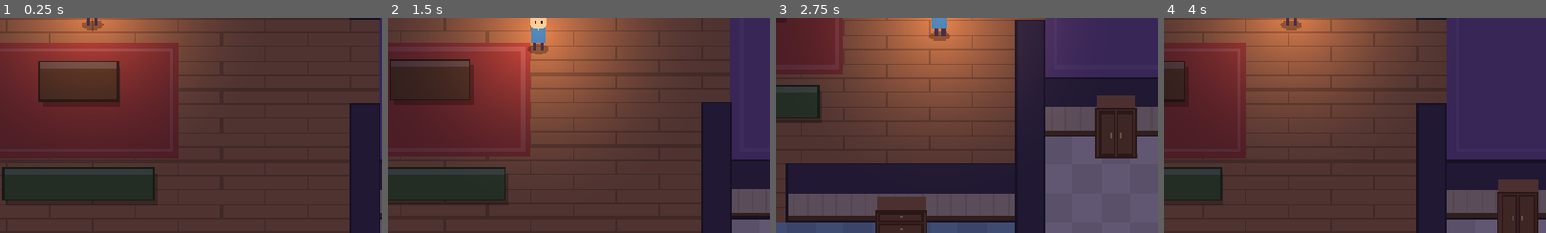
Above: before the commit, frames 1-4 (left to right).
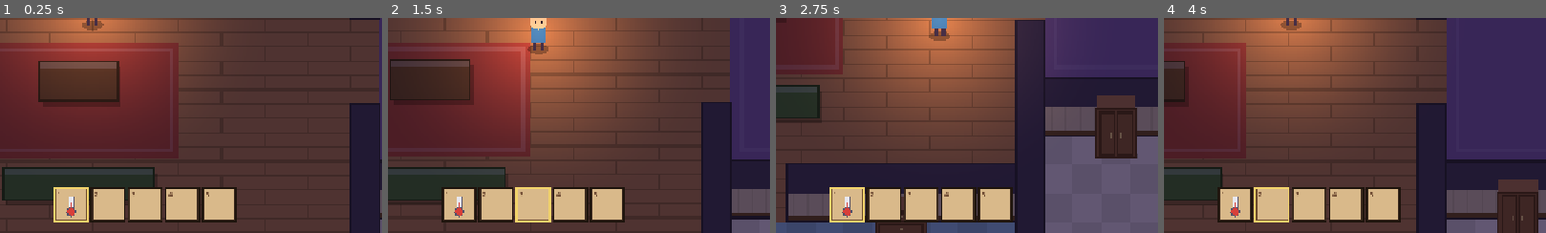
Above: after the commit, the same moments.

Repository: CaraHamilton/ghosthunt
Game: Godot game, scene res://scenes/main.tscn
The game is run twice, just before and just after one commit, with the same random seed, the same clock (stepped at 60 frames per second) and the same inputs.
Inputs (mouse positions are % of the whole screen's width and height, from its top left):
- Up to frame 1 (0.25 s): no input
- Up to frame 2 (1.5 s): move the mouse to (72, 45) at 0.52 s; hold D (move_right) 0.53-1.28 s; hold E (interact) 0.53-1.28 s; tap Mouse wheel down (next_tool, bound only after the commit) at 0.8, 1.35 s; move the mouse to (30, 55) at 1.27 s; hold S (move_down) from 1.28 s (still down)
- Up to frame 3 (2.75 s): tap Mouse wheel up (prev_tool, bound only after the commit) at 1.55 s; move the mouse to (60, 28) at 2.02 s; release S (move_down) at 2.03 s; hold D (move_right) from 2.03 s (still down); hold Mouse wheel up (prev_tool, bound only after the commit) from 2.03 s (still down); tap F (use_tool, bound only after the commit) at 2.3 s
- Up to frame 4 (4 s): move the mouse to (45, 70) at 2.77 s; release D (move_right) at 2.78 s; release Mouse wheel up (prev_tool, bound only after the commit) at 2.78 s; hold W (move_up) 2.78-3.53 s; tap F (use_tool, bound only after the commit) at 2.85 s; tap E (interact) at 3.05 s; move the mouse to (80, 65) at 3.52 s; hold A (move_left) from 3.53 s (still down); hold E (interact) from 3.53 s (still down); tap Mouse wheel down (next_tool, bound only after the commit) at 3.8 s
The pictures show only the part of the screen within x 31-81%, y 50-100%; the shares and areas given below are measured in that part.

The runs differ from the first frame. In frame 1, 7.0% of the frame differs, in the area x 14-62%, y 78-96%; in frame 2, 7.2%; in frame 3, 6.9%; in frame 4, 7.0%.

Commit message:
Add toolbar, thermometer and room temperatures
Adds a 5-slot Stardew-style toolbar with a thermometer as the first tool,
and a room temperature system that gives the player a clue to the ghost's
favourite room.

- RoomTemperatures: the room the ghost is in cools gradually, others warm
  back up. The favourite room cools further and keeps a lingering chill,
  so it is reliably the coldest room.
- Tool base class with use/readout/icon hooks plus process_always, so
  tools can keep working while put away.
- Thermometer measures constantly and settles slowly like a real sensor;
  holding F / left mouse shows the reading.
- Ghost always heads home after max_time_away; new get_cold_temperature
  hook lets ghost types change how cold rooms get.

Co-Authored-By: Claude Opus 5.5 <noreply@anthropic.com>

Diff:
--- a/project.godot
+++ b/project.godot
@@ -64,6 +64,47 @@
 "events": [Object(InputEventKey,"resource_local_to_scene":false,"resource_name":"","device":-1,"window_id":0,"alt_press …(192 unchanged characters)…
 ]
 }
+use_tool={
+"deadzone": 0.2,
+"events": [Object(InputEventKey,"resource_local_to_scene":false,"resource_name":"","device":-1,"window_id":0,"alt_pressed":false,"shift_pressed":false,"ctrl_pressed":false,"meta_pressed":false,"pressed":false,"keycode":0,"physical_keycode":70,"key_label":0,"unicode":102,"location":0,"echo":false,"script":null)
+, Object(InputEventMouseButton,"resource_local_to_scene":false,"resource_name":"","device":-1,"window_id":0,"alt_pressed":false,"shift_pressed":false,"ctrl_pressed":false,"meta_pressed":false,"button_mask":0,"position":Vector2(0, 0),"global_position":Vector2(0, 0),"factor":1.0,"button_index":1,"canceled":false,"pressed":false,"double_click":false,"script":null)
+]
+}
+tool_slot_1={
+"deadzone": 0.2,
+"events": [Object(InputEventKey,"resource_local_to_scene":false,"resource_name":"","device":-1,"window_id":0,"alt_pressed":false,"shift_pressed":false,"ctrl_pressed":false,"meta_pressed":false,"pressed":false,"keycode":0,"physical_keycode":49,"key_label":0,"unicode":49,"location":0,"echo":false,"script":null)
+]
+}
+tool_slot_2={
+"deadzone": 0.2,
+"events": [Object(InputEventKey,"resource_local_to_scene":false,"resource_name":"","device":-1,"window_id":0,"alt_pressed":false,"shift_pressed":false,"ctrl_pressed":false,"meta_pressed":false,"pressed":false,"keycode":0,"physical_keycode":50,"key_label":0,"unicode":50,"location":0,"echo":false,"script":null)
+]
+}
+tool_slot_3={
+"deadzone": 0.2,
+"events": [Object(InputEventKey,"resource_local_to_scene":false,"resource_name":"","device":-1,"window_id":0,"alt_pressed":false,"shift_pressed":false,"ctrl_pressed":false,"meta_pressed":false,"pressed":false,"keycode":0,"physical_keycode":51,"key_label":0,"unicode":51,"location":0,"echo":false,"script":null)
+]
+}
+tool_slot_4={
+"deadzone": 0.2,
+"events": [Object(InputEventKey,"resource_local_to_scene":false,"resource_name":"","device":-1,"window_id":0,"alt_pressed":false,"shift_pressed":false,"ctrl_pressed":false,"meta_pressed":false,"pressed":false,"keycode":0,"physical_keycode":52,"key_label":0,"unicode":52,"location":0,"echo":false,"script":null)
+]
+}
+tool_slot_5={
+"deadzone": 0.2,
+"events": [Object(InputEventKey,"resource_local_to_scene":false,"resource_name":"","device":-1,"window_id":0,"alt_pressed":false,"shift_pressed":false,"ctrl_pressed":false,"meta_pressed":false,"pressed":false,"keycode":0,"physical_keycode":53,"key_label":0,"unicode":53,"location":0,"echo":false,"script":null)
+]
+}
+next_tool={
+"deadzone": 0.2,
+"events": [Object(InputEventMouseButton,"resource_local_to_scene":false,"resource_name":"","device":-1,"window_id":0,"alt_pressed":false,"shift_pressed":false,"ctrl_pressed":false,"meta_pressed":false,"button_mask":0,"position":Vector2(0, 0),"global_position":Vector2(0, 0),"factor":1.0,"button_index":5,"canceled":false,"pressed":false,"double_click":false,"script":null)
+]
+}
+prev_tool={
+"deadzone": 0.2,
+"events": [Object(InputEventMouseButton,"resource_local_to_scene":false,"resource_name":"","device":-1,"window_id":0,"alt_pressed":false,"shift_pressed":false,"ctrl_pressed":false,"meta_pressed":false,"button_mask":0,"position":Vector2(0, 0),"global_position":Vector2(0, 0),"factor":1.0,"button_index":4,"canceled":false,"pressed":false,"double_click":false,"script":null)
+]
+}
 
 [layer_names]
 
--- a/scenes/main.tscn
+++ b/scenes/main.tscn
@@ -4,6 +4,8 @@
 [ext_resource type="Script" uid="uid://dbpc2lxmhuu66" path="res://scripts/house.gd" id="2_house"]
 [ext_resource type="PackedScene" path="res://scenes/player.tscn" id="3_player"]
 [ext_resource type="PackedScene" path="res://scenes/hiding_spot.tscn" id="4_spot"]
+[ext_resource type="Script" uid="uid://bvq5w3xo0rrhs" path="res://scripts/room_temperatures.gd" id="5_temps"]
+[ext_resource type="Script" uid="uid://ddkn5fotmn0va" path="res://scripts/toolbar.gd" id="6_toolbar"]
 
 [node name="Main" type="Node2D" unique_id=18073823]
 script = ExtResource("1_game")
@@ -50,6 +52,9 @@
 [node name="Darkness" type="CanvasModulate" parent="." unique_id=388993979]
 color = Color(0.45, 0.42, 0.62, 1)
 
+[node name="RoomTemperatures" type="Node" parent="." unique_id=1162116692]
+script = ExtResource("5_temps")
+
 [node name="HUD" type="CanvasLayer" parent="." unique_id=1354132517]
 
 [node name="HideOverlay" type="ColorRect" parent="HUD" unique_id=1183964133]
@@ -68,9 +73,9 @@
 anchor_right = 0.5
 anchor_bottom = 1.0
 offset_left = -300.0
-offset_top = -90.0
+offset_top = -170.0
 offset_right = 300.0
-offset_bottom = -50.0
+offset_bottom = -130.0
 grow_horizontal = 2
 grow_vertical = 0
 theme_override_font_sizes/font_size = 26
@@ -100,6 +105,35 @@
 theme_override_colors/font_outline_color = Color(0, 0, 0, 1)
 theme_override_constants/outline_size = 8
 theme_override_font_sizes/font_size = 30
+horizontal_alignment = 1
+
+[node name="Toolbar" type="Control" parent="HUD" unique_id=1677603526]
+layout_mode = 3
+anchors_preset = 7
+anchor_left = 0.5
+anchor_top = 1.0
+anchor_right = 0.5
+anchor_bottom = 1.0
+offset_left = -152.0
+offset_top = -76.0
+offset_right = 152.0
+offset_bottom = -20.0
+grow_horizontal = 2
+grow_vertical = 0
+mouse_filter = 2
+script = ExtResource("6_toolbar")
+
+[node name="Readout" type="Label" parent="HUD/Toolbar" unique_id=1111702031]
+visible = false
+layout_mode = 0
+offset_left = -48.0
+offset_top = -60.0
+offset_right = 352.0
+offset_bottom = -12.0
+theme_override_colors/font_color = Color(0.75, 0.9, 1, 1)
+theme_override_colors/font_outline_color = Color(0, 0, 0, 1)
+theme_override_constants/outline_size = 8
+theme_override_font_sizes/font_size = 34
 horizontal_alignment = 1
 
 [node name="GameOver" type="Control" parent="HUD" unique_id=1744127591]
--- a/scripts/game.gd
+++ b/scripts/game.gd
@@ -14,6 +14,8 @@
 @onready var world: Node2D = $World
 @onready var player: Player = $World/Player
 @onready var darkness: CanvasModulate = $Darkness
+@onready var temperatures: RoomTemperatures = $RoomTemperatures
+@onready var toolbar: Control = $HUD/Toolbar
 @onready var time_label: Label = $HUD/TimeLabel
 @onready var message_label: Label = $HUD/MessageLabel
 @onready var hide_overlay: ColorRect = $HUD/HideOverlay
@@ -43,6 +45,9 @@
 	game_over_panel.visible = false
 	hide_overlay.visible = false
 	_spawn_ghost()
+	temperatures.setup(house, ghost)
+	player.give_tool(Thermometer.new(house, temperatures))
+	toolbar.player = player
 	_show_message("Something feels wrong in this house...", 3.0)
 
 
@@ -102,6 +107,7 @@
 
 func _on_player_hidden_changed(is_hidden: bool) -> void:
 	hide_overlay.visible = is_hidden
+	toolbar.visible = not is_hidden
 
 
 func _flicker_lights() -> void:
--- a/scripts/ghost.gd
+++ b/scripts/ghost.gd
@@ -50,10 +50,13 @@
 @export var wander_speed := 22.0
 ## While in its favourite room: chance (0-1) that the next wander trip goes
 ## out to another room.
-@export var roam_chance := 0.3
+@export var roam_chance := 0.25
 ## While outside its favourite room: chance (0-1) that the next wander trip
 ## heads back home (otherwise it keeps exploring other rooms).
-@export var return_home_chance := 0.6
+@export var return_home_chance := 0.7
+## After this many seconds away from its favourite room, the ghost always
+## heads home on its next wander trip.
+@export var max_time_away := 30.0
 @export var min_wander_pause := 1.0
 @export var max_wander_pause := 3.5
 
@@ -83,6 +86,7 @@
 var _wander_target := Vector2.INF
 var _wander_pause := 0.0
 var _stuck_time := 0.0
+var _time_away := 0.0
 var _path := PackedVector2Array()
 var _path_target := Vector2.INF
 var _repath_timer := 0.0
@@ -114,6 +118,7 @@
 
 	match state:
 		State.IDLE:
+			_time_away = 0.0 if house.room_at(global_position) == favorite_room else _time_away + delta
 			_wander(delta)
 			_try_start_hunt(delta)
 
@@ -240,7 +245,7 @@
 		if randf() < behavior.get_roam_chance(roam_chance):
 			return other_rooms.pick_random()
 		return favorite_room
-	if randf() < behavior.get_return_home_chance(return_home_chance):
+	if _time_away >= max_time_away or randf() < behavior.get_return_home_chance(return_home_chance):
 		return favorite_room
 	return other_rooms.pick_random()
 
--- a/scripts/ghost_types/ghost_behavior.gd
+++ b/scripts/ghost_types/ghost_behavior.gd
@@ -84,6 +84,12 @@
 	return base_chance
 
 
+## Temperature (°C) the ghost's current room cools towards. `base_temperature`
+## is colder for the favourite room than for rooms it is just passing through.
+func get_cold_temperature(base_temperature: float) -> float:
+	return base_temperature
+
+
 ## Speed used while chasing. `base_speed` already includes wave difficulty.
 func get_chase_speed(base_speed: float) -> float:
 	return base_speed
--- a/scripts/player.gd
+++ b/scripts/player.gd
@@ -1,9 +1,13 @@
 class_name Player
 extends CharacterBody2D
 ## Top-down player. Walks with WASD/arrows, runs with Shift, and hides in
-## nearby HidingSpots with E/Space.
+## nearby HidingSpots with E/Space. Picks a toolbar slot with 1-5 or the mouse
+## wheel, and uses the selected tool while holding F / left mouse.
 
 signal hidden_changed(is_hidden: bool)
+signal tools_changed
+
+const TOOLBAR_SLOTS := 5
 
 @export var walk_speed := 70.0
 @export var run_speed := 115.0
@@ -11,6 +15,14 @@
 var is_hidden := false
 var is_dead := false
 var facing := Vector2.DOWN
+
+## Toolbar contents; empty slots are null.
+var tools: Array[Tool] = []
+var selected_slot := 0
+var is_using_tool := false
+var selected_tool: Tool:
+	get:
+		return tools[selected_slot]
 
 ## Hiding spots the player is currently standing next to.
 var _nearby_spots: Array[HidingSpot] = []
@@ -18,12 +30,19 @@
 var _walk_time := 0.0
 
 
+func _init() -> void:
+	tools.resize(TOOLBAR_SLOTS)
+
+
 func _physics_process(delta: float) -> void:
+	_update_tool_use(delta)
 	if is_dead or is_hidden:
 		velocity = Vector2.ZERO
 		return
 
 	var input := Input.get_vector("move_left", "move_right", "move_up", "move_down")
+	if is_using_tool and selected_tool.blocks_movement:
+		input = Vector2.ZERO
 	var speed := run_speed if Input.is_action_pressed("run") else walk_speed
 	velocity = input * speed
 	move_and_slide()
@@ -37,7 +56,19 @@
 
 
 func _unhandled_input(event: InputEvent) -> void:
-	if is_dead or not event.is_action_pressed("interact"):
+	if is_dead:
+		return
+	for i in TOOLBAR_SLOTS:
+		if event.is_action_pressed("tool_slot_%d" % (i + 1)):
+			select_slot(i)
+			return
+	if event.is_action_pressed("next_tool"):
+		select_slot(posmod(selected_slot + 1, TOOLBAR_SLOTS))
+		return
+	if event.is_action_pressed("prev_tool"):
+		select_slot(posmod(selected_slot - 1, TOOLBAR_SLOTS))
+		return
+	if not event.is_action_pressed("interact"):
 		return
 	if is_hidden:
 		leave_hiding_spot()
@@ -70,6 +101,51 @@
 func die() -> void:
 	is_dead = true
 	velocity = Vector2.ZERO
+	queue_redraw()
+
+
+## Puts a tool in the first empty toolbar slot (or `slot` if given).
+func give_tool(tool: Tool, slot := -1) -> void:
+	if slot < 0:
+		slot = tools.find(null)
+		if slot < 0:
+			push_warning("Toolbar is full, can't add %s" % tool.display_name)
+			return
+	tool.player = self
+	tools[slot] = tool
+	tools_changed.emit()
+
+
+func select_slot(slot: int) -> void:
+	if slot == selected_slot:
+		return
+	_set_using_tool(false)
+	selected_slot = slot
+	tools_changed.emit()
+
+
+## Uses the selected tool while the use button is held.
+func _update_tool_use(delta: float) -> void:
+	var want := Input.is_action_pressed("use_tool") and selected_tool != null \
+		and not is_hidden and not is_dead
+	_set_using_tool(want)
+	if not is_dead:
+		for tool in tools:
+			if tool:
+				tool.process_always(delta)
+	if is_using_tool:
+		selected_tool.process_use(delta)
+
+
+func _set_using_tool(value: bool) -> void:
+	if value == is_using_tool:
+		return
+	is_using_tool = value
+	if selected_tool:
+		if value:
+			selected_tool.start_use()
+		else:
+			selected_tool.stop_use()
 	queue_redraw()
 
 
@@ -123,3 +199,9 @@
 		var eye_off := Vector2(facing.x * 1.5, 0)
 		draw_rect(Rect2(Vector2(-2.5, -16 + bob) + eye_off, Vector2(1, 2)), Color("2a2030"))
 		draw_rect(Rect2(Vector2(1.5, -16 + bob) + eye_off, Vector2(1, 2)), Color("2a2030"))
+
+	# Holding the active tool out in front (placeholder until there's art)
+	if is_using_tool:
+		var hand := Vector2(5 if facing.x >= 0 else -6, -10 + bob)
+		draw_rect(Rect2(hand, Vector2(1.5, 5)), Color("e8e8f0"))
+		draw_circle(hand + Vector2(0.75, 5.5), 1.3, Color("d8403a"))
--- /dev/null
+++ b/scripts/room_temperatures.gd
@@ -0,0 +1,79 @@
+class_name RoomTemperatures
+extends Node
+## Tracks the temperature of every room in the house. The room the ghost is
+## in slowly cools down; every other room slowly warms back up. The ghost's
+## favourite room gets the coldest (it chills further and never fully warms
+## up), so it is reliably the coldest room - a clue the player can find with
+## the thermometer. Other rooms still get noticeably cooler while the ghost
+## passes through.
+##
+## Temperatures move exponentially towards their target (fast at first, then
+## easing off), so readings drift gradually rather than jumping.
+
+## Normal room temperature (°C). Each room gets a little random variation.
+@export var base_temperature := 20.0
+@export var base_variation := 0.8
+## The temperature (°C) the favourite room heads towards while the ghost is in it.
+@export var ghost_cold_temperature := 3.0
+## The temperature (°C) any other room heads towards while the ghost is in it.
+@export var passing_cold_temperature := 10.0
+## The favourite room never warms above this (°C): a lingering chill.
+@export var favorite_room_rest_temperature := 12.0
+## How quickly a room cools while the ghost is in it (fraction of the gap
+## closed per second).
+@export var cooling_rate := 0.03
+## How quickly a room warms back up once the ghost has left.
+@export var warming_rate := 0.01
+## How far (0-1) towards cold the favourite room already is at the start,
+## since the ghost has been haunting it before the player arrived.
+@export var favorite_room_head_start := 0.6
+
+var house: House
+var ghost: Ghost
+
+var _temps := {}
+var _base := {}
+
+
+## Call once the ghost has been placed.
+func setup(new_house: House, new_ghost: Ghost) -> void:
+	house = new_house
+	ghost = new_ghost
+	for room in House.ROOMS:
+		_base[room] = base_temperature + randf_range(-base_variation, base_variation)
+		_temps[room] = _base[room]
+	var fav: String = ghost.favorite_room
+	_temps[fav] = lerpf(_rest_target(fav), _cold_target(fav), favorite_room_head_start)
+
+
+func _process(delta: float) -> void:
+	if ghost == null:
+		return
+	var ghost_room := house.room_at(ghost.global_position)
+	for room in _temps:
+		var target: float
+		var rate: float
+		if room == ghost_room:
+			target = _cold_target(room)
+			rate = cooling_rate
+		else:
+			target = _rest_target(room)
+			rate = warming_rate
+		_temps[room] += (target - _temps[room]) * (1.0 - exp(-rate * delta))
+
+
+func get_temperature(room: String) -> float:
+	return _temps.get(room, base_temperature)
+
+
+## What a room cools towards while the ghost is in it.
+func _cold_target(room: String) -> float:
+	var cold := ghost_cold_temperature if room == ghost.favorite_room else passing_cold_temperature
+	return ghost.behavior.get_cold_temperature(cold)
+
+
+## What a room warms back up to once the ghost leaves.
+func _rest_target(room: String) -> float:
+	if room == ghost.favorite_room:
+		return minf(_base[room], favorite_room_rest_temperature)
+	return _base[room]
--- /dev/null
+++ b/scripts/toolbar.gd
@@ -0,0 +1,39 @@
+extends Control
+## Stardew-style toolbar along the bottom of the screen. Draws one slot per
+## toolbar slot, highlights the selected one, and shows the active tool's
+## readout (e.g. the thermometer's temperature) above it while in use.
+
+const SLOT_SIZE := 56.0
+const SLOT_GAP := 6.0
+
+var player: Player:
+	set(value):
+		player = value
+		player.tools_changed.connect(queue_redraw)
+		queue_redraw()
+
+@onready var readout: Label = $Readout
+
+
+func _process(_delta: float) -> void:
+	if player == null:
+		return
+	var text := player.selected_tool.get_readout() if player.is_using_tool else ""
+	readout.text = text
+	readout.visible = text != ""
+
+
+func _draw() -> void:
+	if player == null:
+		return
+	for i in Player.TOOLBAR_SLOTS:
+		var rect := Rect2(Vector2(i * (SLOT_SIZE + SLOT_GAP), 0), Vector2(SLOT_SIZE, SLOT_SIZE))
+		var selected := i == player.selected_slot
+		draw_rect(rect, Color("3b2a1e") if not selected else Color("6b4a2e"))
+		draw_rect(rect.grow(-3), Color("d9b98a"))
+		draw_rect(rect, Color("f2d36b") if selected else Color("1e140d"), false, 3.0 if selected else 2.0)
+		var tool := player.tools[i]
+		if tool:
+			tool.draw_icon(self, rect.grow(-6))
+		draw_string(get_theme_default_font(), rect.position + Vector2(5, 15), str(i + 1),
+			HORIZONTAL_ALIGNMENT_LEFT, -1, 12, Color("5e3a25"))
--- /dev/null
+++ b/scripts/tools/thermometer.gd
@@ -0,0 +1,57 @@
+class_name Thermometer
+extends Tool
+## Reads the temperature of the room the player is standing in. It measures
+## constantly (in use or not); using it just shows the number. Like a real
+## thermometer it takes a while to settle: the number creeps towards the
+## room's temperature, quicker when far off and slowing as it gets close
+## (e.g. walking from a 20 °C room into a 5 °C one takes ~20 s to settle).
+
+## How quickly the reading closes the gap to the real temperature (fraction
+## of the remaining gap per second). Lower = slower, more sluggish sensor.
+var response_rate := 0.15
+## Fastest the displayed number can ever change, in °C per second.
+var max_change_per_second := 0.8
+
+var _house: House
+var _temperatures: RoomTemperatures
+var _room := ""
+var _reading := NAN
+
+
+func _init(house: House, temperatures: RoomTemperatures) -> void:
+	display_name = "Thermometer"
+	_house = house
+	_temperatures = temperatures
+
+
+## The sensor keeps measuring even while the thermometer is put away, so
+## taking it out shows an up-to-date (but still settling) reading.
+func process_always(delta: float) -> void:
+	# In a doorway, keep reading the last room we were in.
+	var room := _house.room_at(player.global_position)
+	if room != "":
+		_room = room
+	if _room == "":
+		return
+	var actual := _temperatures.get_temperature(_room)
+	if is_nan(_reading):
+		_reading = actual
+	var step := (actual - _reading) * (1.0 - exp(-response_rate * delta))
+	_reading += clampf(step, -max_change_per_second * delta, max_change_per_second * delta)
+
+
+func get_readout() -> String:
+	if is_nan(_reading):
+		return "--.- °C"
+	return "%.1f °C" % _reading
+
+
+func draw_icon(canvas: CanvasItem, rect: Rect2) -> void:
+	var c := rect.get_center()
+	var h := rect.size.y * 0.6
+	var tube := Rect2(c.x - 4, c.y - h / 2.0, 8, h)
+	canvas.draw_rect(tube, Color("e8e8f0"))
+	canvas.draw_rect(tube, Color("50506a"), false, 2.0)
+	canvas.draw_circle(Vector2(c.x, tube.end.y), 8.0, Color("50506a"))
+	canvas.draw_circle(Vector2(c.x, tube.end.y), 6.0, Color("d8403a"))
+	canvas.draw_rect(Rect2(c.x - 2, c.y - 2, 4, h / 2.0 + 2), Color("d8403a"))
--- /dev/null
+++ b/scripts/tools/tool.gd
@@ -0,0 +1,42 @@
+class_name Tool
+extends RefCounted
+## Base class for items in the player's toolbar. A tool is "used" while the
+## player holds the use button (F / left mouse). Override the hooks below to
+## make a new tool, then give it to the player with `player.give_tool()`.
+
+var display_name := "Tool"
+## If true, the player stands still while using this tool.
+var blocks_movement := false
+## The player holding this tool (set by Player.give_tool).
+var player: Player
+
+
+## Called when the player starts using the tool.
+func start_use() -> void:
+	pass
+
+
+## Called when the player stops using the tool (or switches away from it).
+func stop_use() -> void:
+	pass
+
+
+## Called every frame while the tool is being used.
+func process_use(_delta: float) -> void:
+	pass
+
+
+## Called every frame while the tool is in the toolbar, whether or not it's
+## selected or in use (e.g. a sensor that keeps measuring in your pocket).
+func process_always(_delta: float) -> void:
+	pass
+
+
+## Text shown on screen while the tool is in use ("" for nothing).
+func get_readout() -> String:
+	return ""
+
+
+## Placeholder icon for the toolbar slot. Swap for a texture later.
+func draw_icon(canvas: CanvasItem, rect: Rect2) -> void:
+	canvas.draw_rect(rect.grow(-rect.size.x * 0.25), Color.GRAY)
Not shown, added: scripts/room_temperatures.gd.uid
Not shown, added: scripts/toolbar.gd.uid
Not shown, added: scripts/tools/thermometer.gd.uid
Not shown, added: scripts/tools/tool.gd.uid
